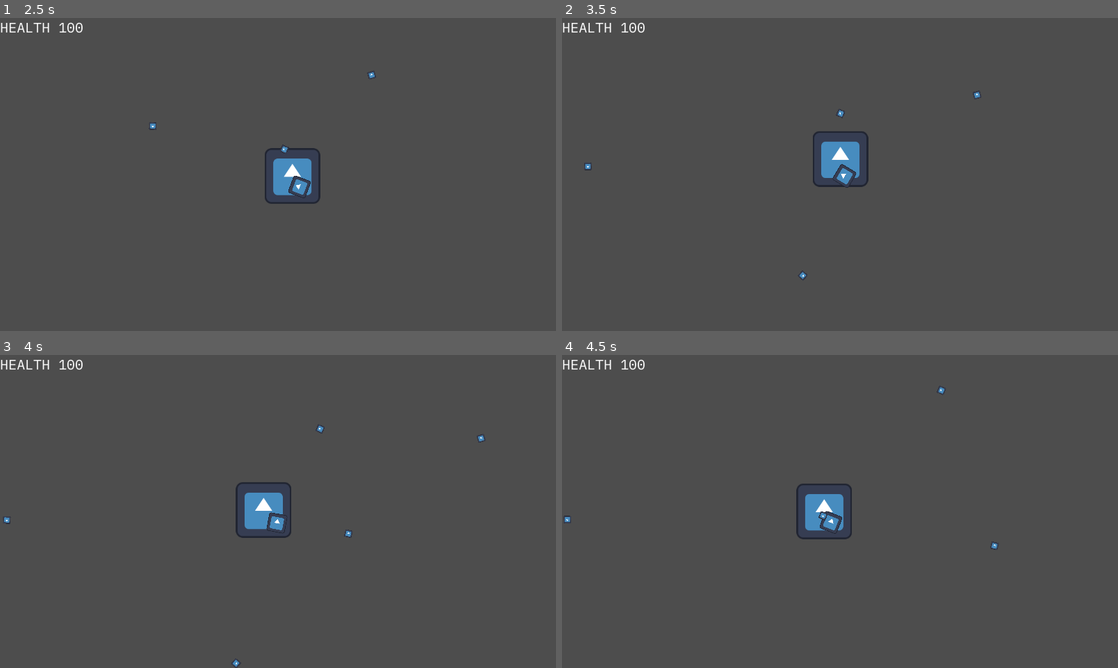
Above: before the commit, frames 1-4 (two rows, left to right).
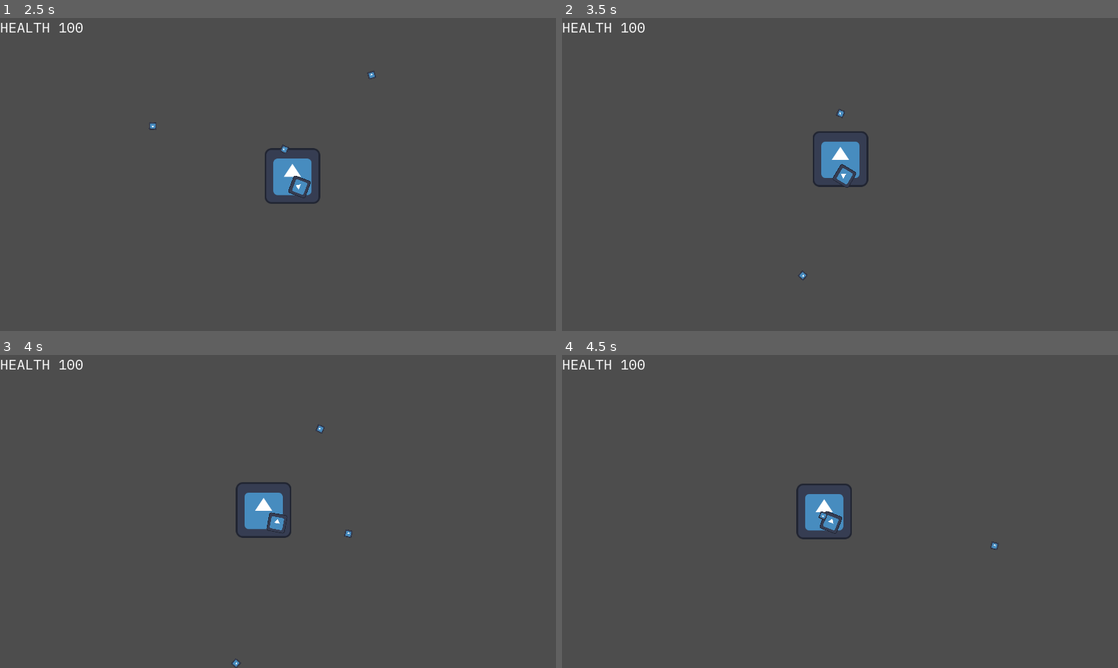
Above: after the commit, the same moments.

Repository: kevinfiddick/kill-switch
Game: Godot game, scene res://scenes/Main.tscn
Same seed, same stepped clock (60 frames per second), same inputs: the game is played once before the commit and once after it. The engine's default icon, where the game draws it, is replaced by a stand-in: a white triangle on a blue panel in a dark square.
Inputs (mouse positions are in pixels of both pictures, inside the frame that each line leads up to):
- Up to frame 1 (2.5 s): tap Enter at 0.5 s; move the mouse to (400, 158) at 0.52 s; hold D (right) 0.53-1.28 s; click (400, 158) at 0.6 s; move the mouse to (166, 190) at 1.27 s; hold Down (down) 1.28-2.03 s; click (166, 190) at 1.35 s; move the mouse to (333, 105) at 2.02 s; hold D (right) from 2.03 s (still down); click (333, 105) at 2.1 s
- Up to frame 2 (3.5 s): move the mouse to (812, 237) at 2.77 s; release D (right) at 2.78 s; hold Up (up) from 2.78 s (still down); click (812, 237) at 2.85 s
- Up to frame 3 (4 s): move the mouse to (444, 558) at 3.52 s; release Up (up) at 3.53 s; hold Left (left) from 3.53 s (still down); click (444, 558) at 3.6 s
- Up to frame 4 (4.5 s): keep holding Left (left); move the mouse to (673, 464) at 4.27 s; click (673, 464) at 4.35 s

Frame 1 is identical in both runs. In frame 2, less than 0.1% of the frame differs, in the area x 4-76%, y 23-49%; in frame 3, less than 0.1%; in frame 4, less than 0.1%.

Commit message:
Update primary weapon and projectile

Diff:
--- a/scenes/Player.tscn
+++ b/scenes/Player.tscn
@@ -2,7 +2,7 @@
 
 [ext_resource type="Script" path="res://scripts/Player.gd" id="1_6ykmx"]
 [ext_resource type="Texture2D" uid="uid://bo7xm7gmyj48p" path="res://icon.svg" id="2_m53a3"]
-[ext_resource type="PackedScene" uid="uid://ducuap6fxn2su" path="res://scenes/Weapon.tscn" id="3_xwcbc"]
+[ext_resource type="PackedScene" uid="uid://ducuap6fxn2su" path="res://scenes/weapons/primary/PrimaryWeapon.tscn" id="3_xwcbc"]
 
 [sub_resource type="CircleShape2D" id="CircleShape2D_yq888"]
 radius = 100.0
--- a/scenes/Projectile.tscn
+++ /dev/null
@@ -1,16 +0,0 @@
-[gd_scene load_steps=3 format=3 uid="uid://cqcpv4iu1qjbh"]
-
-[ext_resource type="Script" path="res://scripts/Projectile.gd" id="1_ailh3"]
-[ext_resource type="Texture2D" uid="uid://bo7xm7gmyj48p" path="res://icon.svg" id="1_uquix"]
-
-[node name="Projectile" type="Node2D"]
-script = ExtResource("1_ailh3")
-
-[node name="Sprite2D" type="Sprite2D" parent="."]
-scale = Vector2(0.2, 0.2)
-texture = ExtResource("1_uquix")
-
-[node name="VisibleOnScreenNotifier2D" type="VisibleOnScreenNotifier2D" parent="."]
-scale = Vector2(3.6, 3.3)
-
-[connection signal="screen_exited" from="VisibleOnScreenNotifier2D" to="." method="_on_visible_on_screen_notifier_2d_screen_exited"]
--- a/scenes/Weapon.tscn
+++ /dev/null
@@ -1,15 +0,0 @@
-[gd_scene load_steps=3 format=3 uid="uid://ducuap6fxn2su"]
-
-[ext_resource type="Texture2D" uid="uid://bo7xm7gmyj48p" path="res://icon.svg" id="1_fh6in"]
-[ext_resource type="Script" path="res://scripts/Weapon.gd" id="1_rvrym"]
-
-[node name="Weapon" type="Node2D"]
-script = ExtResource("1_rvrym")
-
-[node name="Sprite2D" type="Sprite2D" parent="."]
-position = Vector2(13, -12)
-scale = Vector2(0.5, 0.5)
-texture = ExtResource("1_fh6in")
-
-[node name="Marker2D" type="Marker2D" parent="."]
-position = Vector2(44, -11)
--- /dev/null
+++ b/scenes/weapons/primary/PrimaryProjectile.tscn
@@ -0,0 +1,11 @@
+[gd_scene load_steps=3 format=3 uid="uid://cqcpv4iu1qjbh"]
+
+[ext_resource type="Script" path="res://scripts/weapons/primary/PrimaryProjectile.gd" id="1_s5y8m"]
+[ext_resource type="Texture2D" uid="uid://bo7xm7gmyj48p" path="res://icon.svg" id="2_di1im"]
+
+[node name="PrimaryProjectile" type="Node2D"]
+script = ExtResource("1_s5y8m")
+
+[node name="Sprite2D" type="Sprite2D" parent="."]
+scale = Vector2(0.2, 0.2)
+texture = ExtResource("2_di1im")
--- /dev/null
+++ b/scenes/weapons/primary/PrimaryWeapon.tscn
@@ -0,0 +1,15 @@
+[gd_scene load_steps=3 format=3 uid="uid://ducuap6fxn2su"]
+
+[ext_resource type="Script" path="res://scripts/weapons/primary/PrimaryWeapon.gd" id="1_sm83v"]
+[ext_resource type="Texture2D" uid="uid://bo7xm7gmyj48p" path="res://icon.svg" id="2_byrfi"]
+
+[node name="PrimaryWeapon" type="Node2D"]
+script = ExtResource("1_sm83v")
+
+[node name="Sprite2D" type="Sprite2D" parent="."]
+position = Vector2(13, -12)
+scale = Vector2(0.5, 0.5)
+texture = ExtResource("2_byrfi")
+
+[node name="Marker2D" type="Marker2D" parent="."]
+position = Vector2(44, -11)
--- a/scripts/Projectile.gd
+++ /dev/null
@@ -1,12 +0,0 @@
-extends Node2D
-
-const SPEED: int = 300
-
-
-# Called every frame. 'delta' is the elapsed time since the previous frame.
-func _process(delta: float) -> void:
-	position += transform.x * SPEED * delta
-
-
-func _on_visible_on_screen_notifier_2d_screen_exited() -> void:
-	queue_free()
--- a/scripts/Weapon.gd
+++ /dev/null
@@ -1,23 +0,0 @@
-extends Node2D
-
-const BULLET = preload("res://scenes/Projectile.tscn")
-
-
-@onready var muzzle: Marker2D = $Marker2D
-
-
-# Called every frame. 'delta' is the elapsed time since the previous frame.
-func _process(delta: float) -> void:
-	look_at(get_global_mouse_position())
-
-	rotation_degrees = wrap(rotation_degrees, 0, 360)
-	if rotation_degrees > 90 and rotation_degrees < 270:
-		scale.y = -1
-	else:
-		scale.y = 1
-
-	if Input.is_action_just_pressed("primary_fire"):
-		var bullet_instance = BULLET.instantiate()
-		get_tree().root.add_child(bullet_instance)
-		bullet_instance.global_position = muzzle.global_position
-		bullet_instance.rotation = rotation
--- /dev/null
+++ b/scripts/weapons/primary/PrimaryProjectile.gd
@@ -0,0 +1,19 @@
+extends Node2D
+
+const SPEED: int = 300
+const TICKS_TO_EXPIRE = 120
+
+var ticks
+
+func _ready() -> void:
+	ticks = 0
+
+# Called every frame. 'delta' is the elapsed time since the previous frame.
+func _physics_process(delta: float) -> void:
+	if(ticks >= TICKS_TO_EXPIRE):
+		queue_free()
+		pass
+
+	position += transform.x * SPEED * delta
+
+	ticks += 1
--- /dev/null
+++ b/scripts/weapons/primary/PrimaryWeapon.gd
@@ -0,0 +1,30 @@
+extends Node2D
+
+const PROJECTILE = preload("res://scenes/weapons/primary/PrimaryProjectile.tscn")
+
+@onready var muzzle: Marker2D = $Marker2D
+
+var projectiles = []
+var cooldown = 25
+var last_shot = 0
+
+# Called every frame. 'delta' is the elapsed time since the previous frame.
+func _process(delta: float) -> void:
+	last_shot += 1
+
+	look_at(get_global_mouse_position())
+	rotation_degrees = wrap(rotation_degrees, 0, 360)
+	if rotation_degrees > 90 and rotation_degrees < 270:
+		scale.y = -1
+	else:
+		scale.y = 1
+
+	# Primary fire shoots projectile
+	if Input.is_action_just_pressed("primary_fire"):
+		if last_shot < cooldown: return
+		else: last_shot = 0
+
+		var projectile_instance = PROJECTILE.instantiate()
+		get_tree().root.add_child(projectile_instance)
+		projectile_instance.global_position = muzzle.global_position
+		projectile_instance.rotation = rotation
Not shown, added: scenes/weapons/primary/PriC43A.tmp
